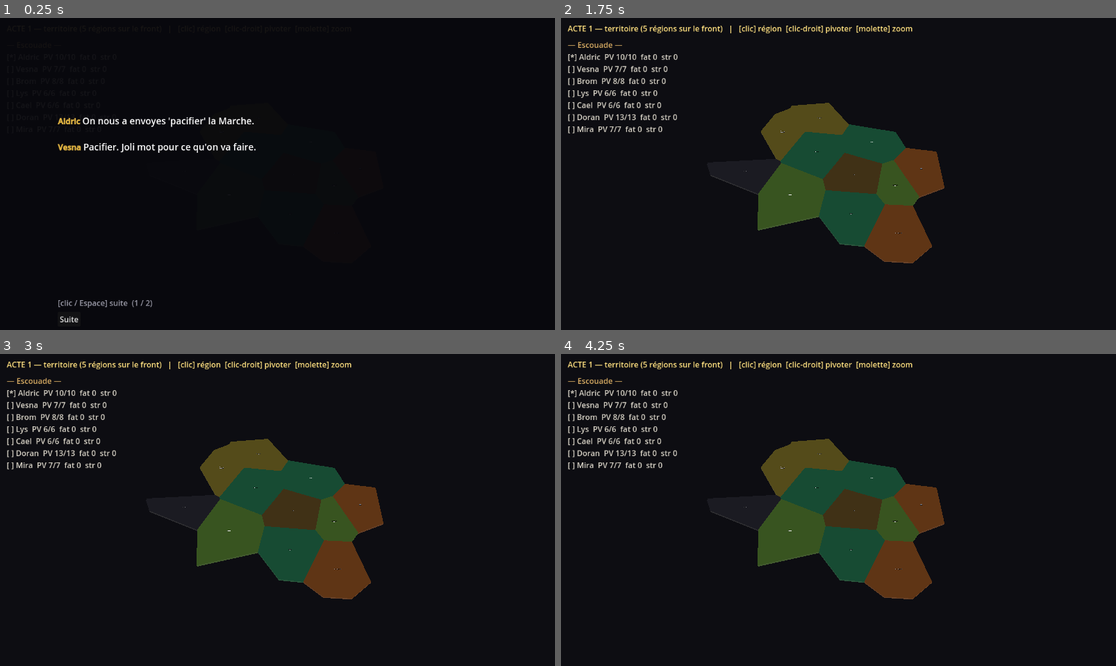
Above: before the commit, frames 1-4 (two rows, left to right).
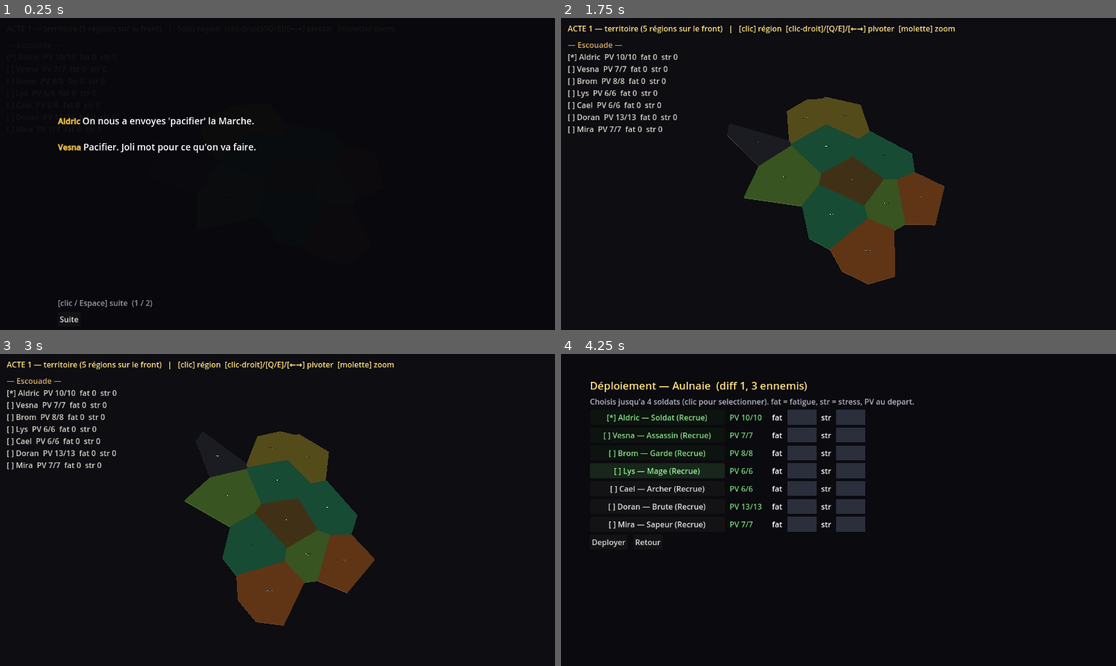
Above: after the commit, the same moments.

Repository: florentmathieu/game
Game: Godot game, scene res://scenes/Game.tscn
Same seed, same stepped clock (60 frames per second), same inputs: the game is played once before the commit and once after it.
Inputs (mouse positions are in pixels of both pictures, inside the frame that each line leads up to):
- Up to frame 1 (0.25 s): no input
- Up to frame 2 (1.75 s): click "Suite" at 0.5 s; tap Enter at 1.25 s; move the mouse to (960, 158) at 1.27 s; hold Right from 1.28 s (still down); tap Q at 1.35 s; click (960, 158) at 1.42 s; tap Space at 1.52 s; tap E at 1.55 s
- Up to frame 3 (3 s): tap Space at 1.82, 2, 2.85 s; release Right at 2 s; drag from (166, 525) to (249, 572) at 2.02 s; tap Enter at 2.75 s; move the mouse to (333, 441) at 2.77 s; hold Right from 2.78 s (still down)
- Up to frame 4 (4.25 s): tap Q at 3.05 s; release Right at 3.5 s; tap Space at 3.5 s; drag from (810, 572) to (672, 463) at 3.52 s

The runs differ from the first frame. In frame 2, 7.9% of the frame differs, in the area x 26-71%, y 2-86%; in frame 3, 11%; in frame 4, 18%, in the area x 1-70%, y 2-79%.

Commit message:
Godot: raccourcis clavier de rotation (Q/E et flèches ←/→)
Pivote la carte autour de l'axe vertical (yaw, pas de PI/8) au clavier,
en combat comme sur le geoscape — en plus du clic-droit glissé. HUD mis
à jour. Ré-export web.

Co-Authored-By: Claude Opus 4.8 <noreply@anthropic.com>
Claude-Session: https://claude.ai/code/session_011W5fGsCJX3Rz6FN17p17HS

Diff:
--- a/godot-port/scripts/Battle.gd
+++ b/godot-port/scripts/Battle.gd
@@ -881,8 +881,11 @@
 		elif e.button_index == MOUSE_BUTTON_LEFT and e.pressed: _click(e.position)
 	elif e is InputEventMouseMotion and _dragging:
 		_yaw -= e.relative.x * 0.01; _update_cam()
-	elif e is InputEventKey and e.pressed and e.keycode == KEY_SPACE:
-		_end_turn()
+	elif e is InputEventKey and e.pressed:
+		match e.keycode:
+			KEY_SPACE: _end_turn()
+			KEY_Q, KEY_LEFT: _yaw -= PI / 8.0; _update_cam()    # pivoter la carte (axe vertical)
+			KEY_E, KEY_RIGHT: _yaw += PI / 8.0; _update_cam()
 
 func _pick_cell(screen: Vector2) -> int:
 	if not cam: return -1
@@ -1132,7 +1135,7 @@
 	_rebuild_abil_bar()
 	var live_e := 0
 	for u in units: if u.team == "enemy" and u.hp > 0: live_e += 1
-	var s := "Tour : %s   |   ennemis : %d   |   [clic] sél./déplacement/tir  [clic-droit] pivoter  [molette] zoom  [Espace] fin de tour" % [("joueur" if turn == "player" else "ennemi"), live_e]
+	var s := "Tour : %s   |   ennemis : %d   |   [clic] sél./déplacement/tir  [clic-droit]/[Q/E]/[←→] pivoter  [molette] zoom  [Espace] fin de tour" % [("joueur" if turn == "player" else "ennemi"), live_e]
 	if sel >= 0:
 		var u = units[sel]
 		var atk := ""
--- a/godot-port/scripts/Geoscape.gd
+++ b/godot-port/scripts/Geoscape.gd
@@ -110,6 +110,9 @@
 	elif e is InputEventMouseMotion:
 		if _dragging: _yaw -= e.relative.x*0.01; _update_cam()
 		else: var h := _pick(e.position); if h != hover: hover = h; _refresh()
+	elif e is InputEventKey and e.pressed:
+		if e.keycode == KEY_Q or e.keycode == KEY_LEFT: _yaw -= PI / 8.0; _update_cam()    # pivoter le territoire
+		elif e.keycode == KEY_E or e.keycode == KEY_RIGHT: _yaw += PI / 8.0; _update_cam()
 
 func _click(screen: Vector2) -> void:
 	var cell := _pick(screen)
@@ -139,4 +142,4 @@
 		if cell == hover and acc.has(cell): lab.modulate = Color(1, 0.9, 0.4)
 		lab.position = pos; add_child(lab); _labels.append(lab)
 	var front := acc.size()
-	hud.text = "ACTE %d — territoire (%d régions sur le front)   |   [clic] région  [clic-droit] pivoter  [molette] zoom" % [Run.camp.act, front]
+	hud.text = "ACTE %d — territoire (%d régions sur le front)   |   [clic] région  [clic-droit]/[Q/E]/[←→] pivoter  [molette] zoom" % [Run.camp.act, front]
Not shown, changed: docs/godot/index.html
Not shown, changed: docs/godot/index.pck
